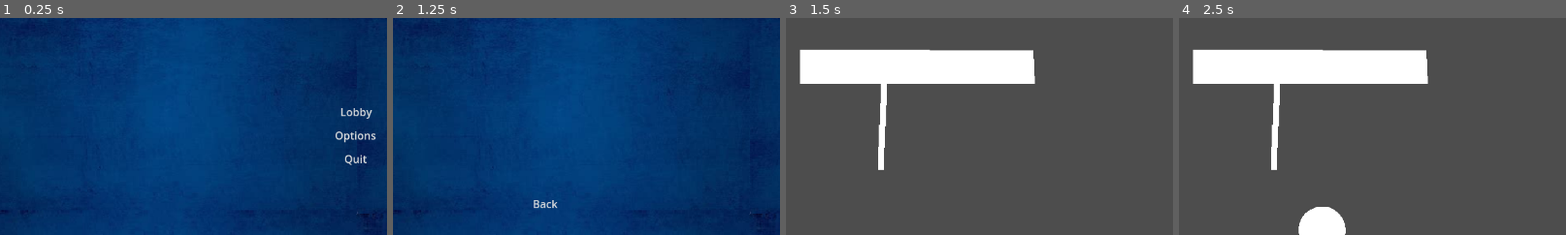
Above: before the commit, frames 1-4 (left to right).
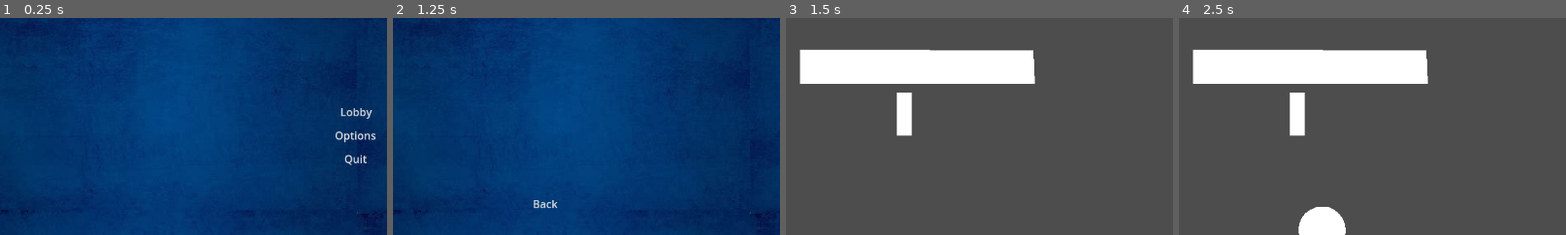
Above: after the commit, the same moments.

Repository: Zblaz/Rounds2
Game: Godot game, scene res://Scenes/main_menu.tscn
The game is run twice, just before and just after one commit, with the same random seed, the same clock (stepped at 60 frames per second) and the same inputs.
Inputs:
- Up to frame 1 (0.25 s): no input
- Up to frame 2 (1.25 s): click "Lobby" at 0.5 s
- Up to frame 3 (1.5 s): click "Start" at 1.25 s
- Up to frame 4 (2.5 s): tap Enter (ui_accept) at 2, 2.27 s; hold Right (ui_right) from 2.03 s (still down)
The pictures show only the part of the screen within x 4-54%, y 1-51%; the shares and areas given below are measured in that part.

Frames 1-2 are identical in both runs. In frame 3, 1.5% of the frame differs, in the area x 23-33%, y 30-71%; in frame 4, 1.5%.

Commit message:
Update test_world.tscn

Diff:
--- a/Scenes/test_world.tscn
+++ b/Scenes/test_world.tscn
@@ -2,13 +2,28 @@
 
 [ext_resource type="PackedScene" uid="uid://m1bjk5tikiey" path="res://Scenes/player.tscn" id="1_wnav8"]
 
+[sub_resource type="RectangleShape2D" id="RectangleShape2D_dmq6o"]
+size = Vector2(22, 64)
+
 [sub_resource type="CircleShape2D" id="CircleShape2D_8gqi2"]
 radius = 35.2278
 
-[sub_resource type="RectangleShape2D" id="RectangleShape2D_84jaj"]
-size = Vector2(8.76221, 33.7419)
+[node name="Node2D" type="Node2D"]
 
-[node name="Node2D" type="Node2D"]
+[node name="RigidBody2D" type="RigidBody2D" parent="."]
+position = Vector2(222, 149)
+
+[node name="CollisionShape2D" type="CollisionShape2D" parent="RigidBody2D"]
+shape = SubResource("RectangleShape2D_dmq6o")
+
+[node name="Polygon2D" type="Polygon2D" parent="RigidBody2D/CollisionShape2D"]
+polygon = PackedVector2Array(-11, 32, 11, 32, 11, -32, -11, -32)
+
+[node name="PinJoint2D" type="PinJoint2D" parent="RigidBody2D/CollisionShape2D/Polygon2D"]
+position = Vector2(0, -30)
+node_a = NodePath("../../../../StaticBody2D2")
+node_b = NodePath("../../..")
+motor_target_velocity = 0.222879
 
 [node name="StaticBody2D" type="StaticBody2D" parent="."]
 
@@ -30,15 +45,6 @@
 scale = Vector2(0.295727, 0.496984)
 polygon = PackedVector2Array(-7, 654, 1163, 654, 1156.24, 553.393, -7, 551)
 
-[node name="CollisionPolygon2D3" type="CollisionPolygon2D" parent="StaticBody2D"]
-position = Vector2(-400, -497)
-polygon = PackedVector2Array(468, 551, 814, 551, 815, 601, 468, 600)
-
-[node name="Polygon2D" type="Polygon2D" parent="StaticBody2D/CollisionPolygon2D3"]
-position = Vector2(469.378, 276)
-scale = Vector2(0.298041, 0.496984)
-polygon = PackedVector2Array(-7, 654, 1163, 654, 1156.24, 553.393, -7, 551)
-
 [node name="CharacterBody2D" parent="." instance=ExtResource("1_wnav8")]
 
 [node name="CollisionShape2D2" type="CollisionShape2D" parent="CharacterBody2D"]
@@ -50,39 +56,13 @@
 scale = Vector2(0.795455, 0.786517)
 polygon = PackedVector2Array(0, -44, 12, -43, 22, -38, 31, -31, 38, -22, 42, -12, 44, 0, 43, 12, 38, 23, 31, 32, 22, 39, 11, 43, 0, 45, -11, 43, -22, 38, -31, 31, -38, 22, -43, 12, -44, -1, -43, -11, -38, -23, -32, -31, -22, -38, -11, -43)
 
-[node name="Area2D" type="Area2D" parent="."]
+[node name="StaticBody2D2" type="StaticBody2D" parent="."]
 
-[node name="CollisionShape2D" type="CollisionShape2D" parent="Area2D"]
-position = Vector2(210, 117)
-shape = SubResource("RectangleShape2D_84jaj")
+[node name="CollisionPolygon2D3" type="CollisionPolygon2D" parent="StaticBody2D2"]
+position = Vector2(-400, -497)
+polygon = PackedVector2Array(468, 551, 814, 551, 815, 601, 468, 600)
 
-[node name="Polygon2D" type="Polygon2D" parent="Area2D/CollisionShape2D"]
-position = Vector2(-18, 2)
-polygon = PackedVector2Array(-5, 17, 4, 17, 4, -17, -5, -17)
-
-[node name="PinJoint2D" type="PinJoint2D" parent="Area2D/CollisionShape2D"]
-position = Vector2(0, 16)
-
-[node name="CollisionShape2D2" type="CollisionShape2D" parent="Area2D"]
-position = Vector2(210, 149)
-shape = SubResource("RectangleShape2D_84jaj")
-
-[node name="Polygon2D" type="Polygon2D" parent="Area2D/CollisionShape2D2"]
-position = Vector2(-19, 1)
-polygon = PackedVector2Array(-5, 17, 4, 17, 4, -17, -5, -17)
-
-[node name="CollisionShape2D3" type="CollisionShape2D" parent="Area2D"]
-position = Vector2(210, 181)
-shape = SubResource("RectangleShape2D_84jaj")
-
-[node name="Polygon2D" type="Polygon2D" parent="Area2D/CollisionShape2D3"]
-position = Vector2(-21, 1)
-polygon = PackedVector2Array(-5, 17, 4, 17, 4, -17, -5, -17)
-
-[node name="CollisionShape2D4" type="CollisionShape2D" parent="Area2D"]
-position = Vector2(210, 213)
-shape = SubResource("RectangleShape2D_84jaj")
-
-[node name="Polygon2D" type="Polygon2D" parent="Area2D/CollisionShape2D4"]
-position = Vector2(-22, 2)
-polygon = PackedVector2Array(-5, 17, 4, 17, 4, -17, -5, -17)
+[node name="Polygon2D" type="Polygon2D" parent="StaticBody2D2/CollisionPolygon2D3"]
+position = Vector2(469.378, 276)
+scale = Vector2(0.298041, 0.496984)
+polygon = PackedVector2Array(-7, 654, 1163, 654, 1156.24, 553.393, -7, 551)
